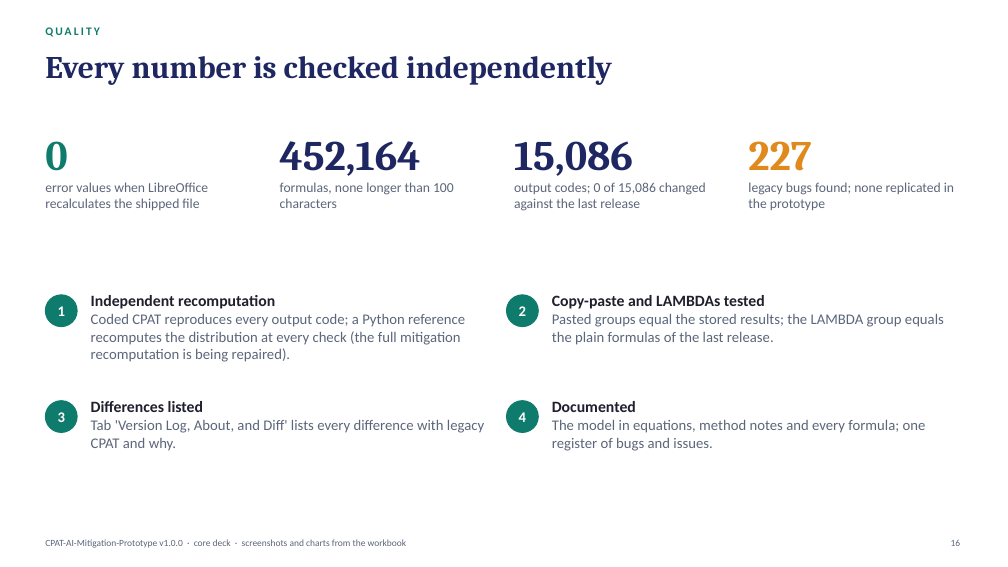
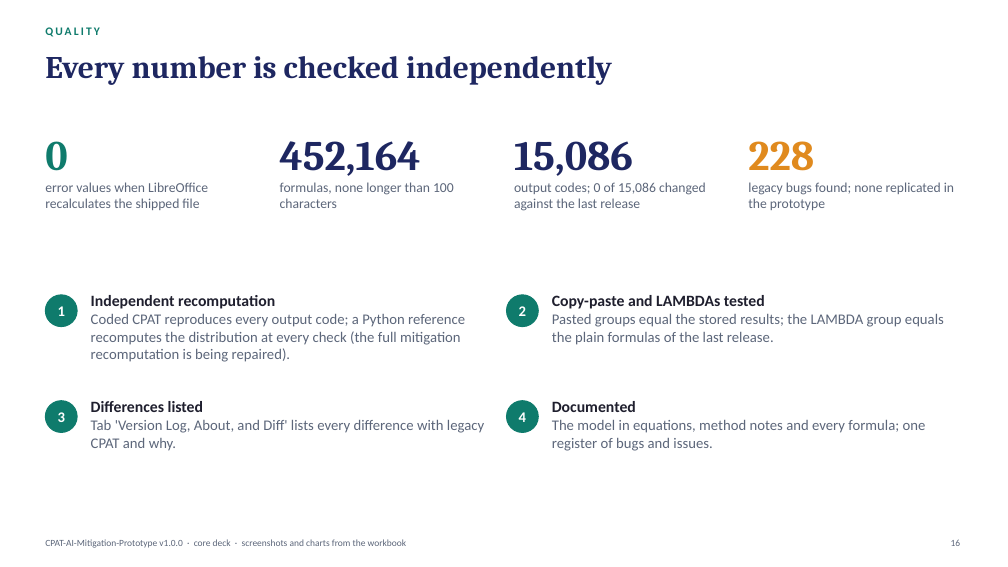
Before and after one commit to cpmodelai/cpat_ai, a slide deck: slide 16 of excel_ai/CPAT-AI_Overview_v1.0.0.pptx. Drawn at 1008x567 pixels with LibreOffice and Linux fonts; fonts in the diff are those of the drawing. Boxes give left, top, right and bottom in pixels: in the first picture for what was removed or moved away, otherwise in the second. Text is boxed around its words. In the diff, an @@ line names an element or a change of style, - is before the commit and + after.

```diff
--- a/excel_ai/CPAT-AI_Overview_v1.0.0.pptx
+++ b/excel_ai/CPAT-AI_Overview_v1.0.0.pptx
@@ text at (x1=748, y1=141, x2=814, y2=171): text changed @@
-227
+228
```
Also in this commit, not shown: 3 other slides changed, 22 other files.
